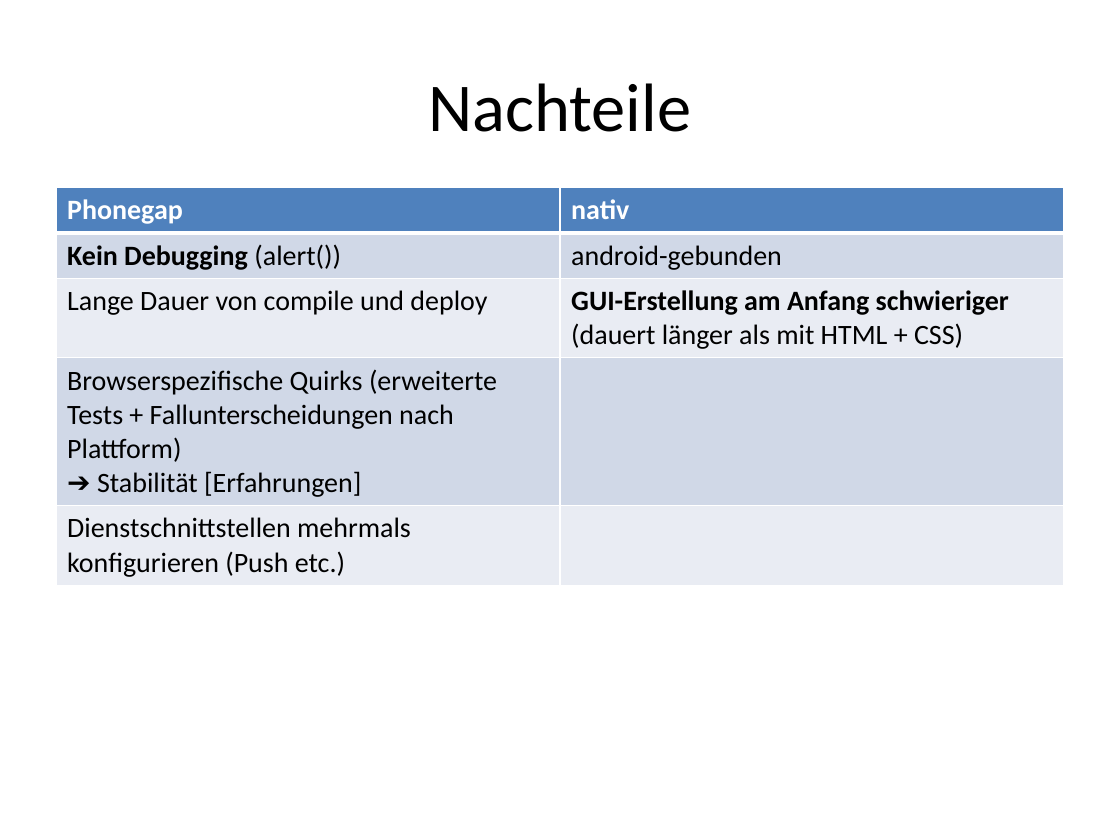
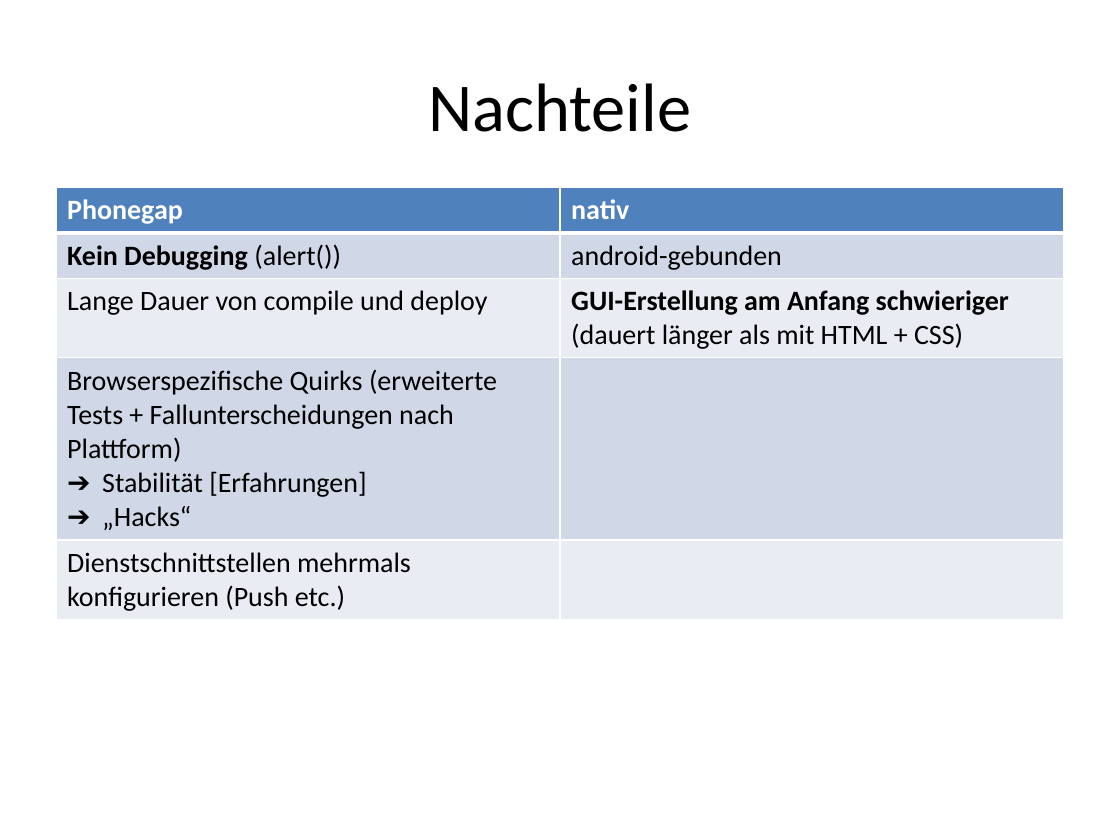
Before and after one commit to Jessi93/Quizduell, a slide deck: slide 3 of Documents/Technologie/Technologiebewertung.pptx. Drawn at 1120x840 pixels with LibreOffice and Linux fonts; fonts in the diff are those of the drawing. Boxes give left, top, right and bottom in pixels: in the first picture for what was removed or moved away, otherwise in the second. Text is boxed around its words. In the diff, an @@ line names an element or a change of style, - is before the commit and + after.

Commit message:
Update Technologie

```diff
--- a/Documents/Technologie/Technologiebewertung.pptx
+++ b/Documents/Technologie/Technologiebewertung.pptx
@@ table at box(56, 187, 1064, 615) @@
-row 4, column 1: Browserspezifische Quirks (erweiterte Tests + Fallunterscheidungen nach Plattform) / ➔ Stabilität [Erfahrungen]
+row 4, column 1: Browserspezifische Quirks (erweiterte Tests + Fallunterscheidungen nach Plattform) / Stabilität [Erfahrungen] / „Hacks“
```
